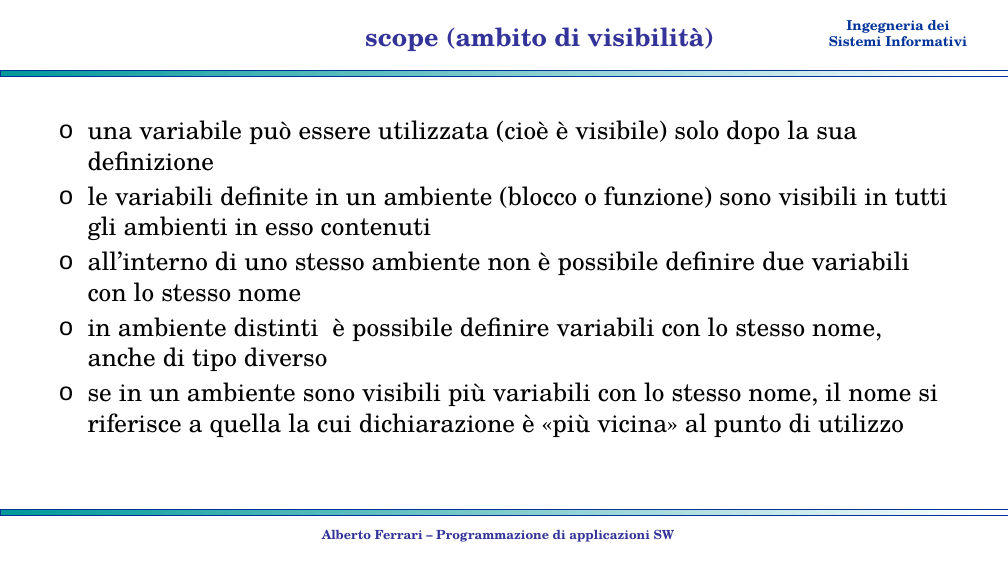
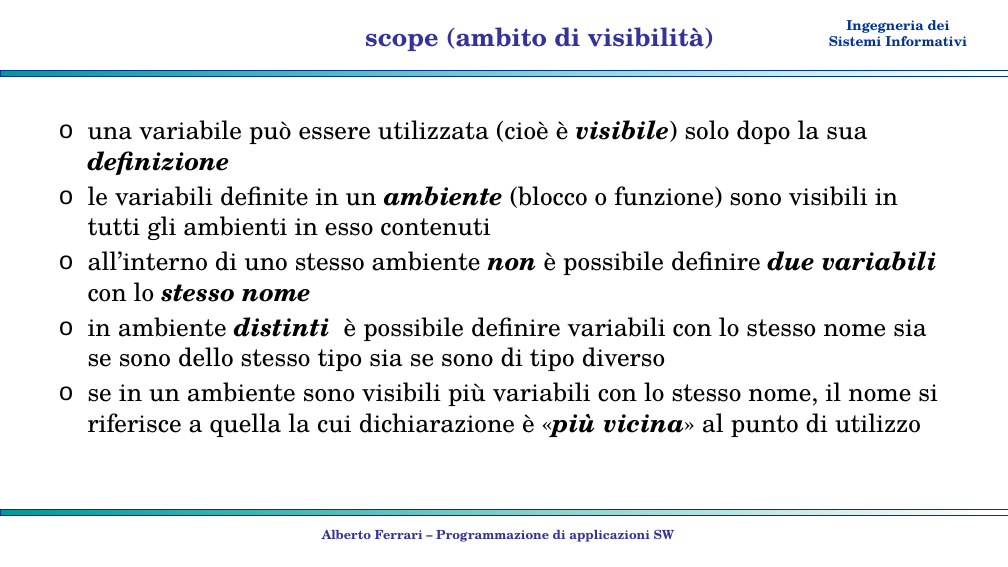
Before and after one commit to albertoferrari/pasw, a slide deck: slide 3 of lezioni/PASW03a - C++ tipi di dato.pptx. Drawn at 1008x567 pixels with LibreOffice and Linux fonts; fonts in the diff are those of the drawing; background and template pictures are left out. Boxes give left, top, right and bottom in pixels: in the first picture for what was removed or moved away, otherwise in the second. Text is boxed around its words. In the diff, an @@ line names an element or a change of style, - is before the commit and + after.

```diff
--- a/lezioni/PASW03a - C++ tipi di dato.pptx
+++ b/lezioni/PASW03a - C++ tipi di dato.pptx
@@ text at (88,120,938,437): bold on, italic on in "visibile) definizione", "ambiente", "non due variabili stesso nome", "«più vicina»" @@
@@ text at (88,317,927,371): text changed @@
-o in ambiente distinti è possibile definire variabili con lo stesso nome, anche di tipo diverso
+o in ambiente distinti è possibile definire variabili con lo stesso nome sia se sono dello stesso tipo sia se sono di tipo diverso
```
Also in this commit, not shown: 9 other slides changed, 4 slides added, 3 other files.
